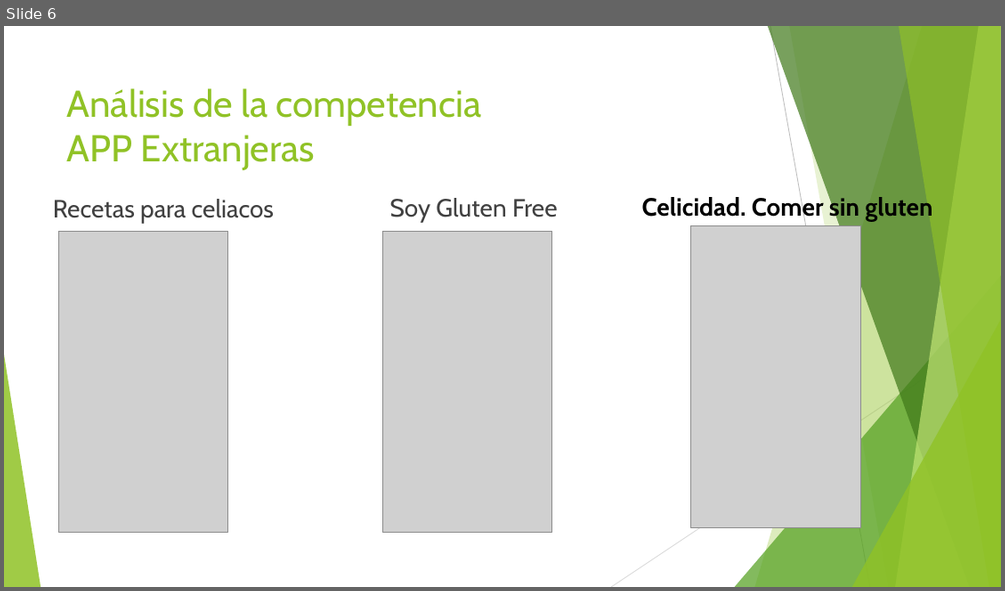
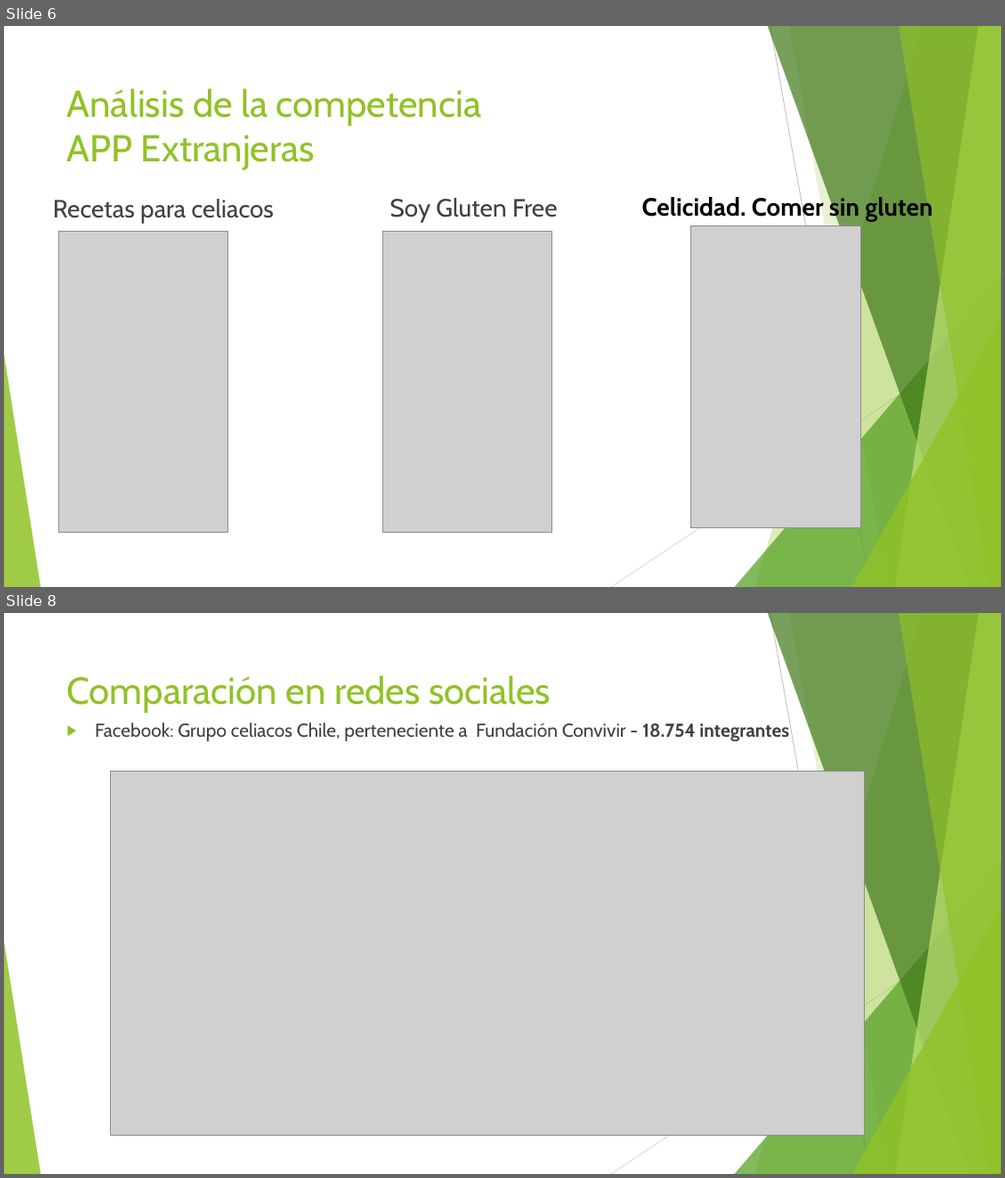
Before and after one commit to Laboratoria/scl-2018-05-bc-core-am-socialnetwork, a slide deck: anexos/Datos-analisisdelacompetencia-otros.pptx. Shown one above the other, each under a label of ours: slide 6 before the commit, slides 6 and 8 after it; the slides between them are not shown. The pictures are 1005x591 and 1005x1178 pixels, drawn with LibreOffice and Linux fonts; fonts in the diff are those of the drawing; grey boxes stand for pictures. Boxes give left, top, right and bottom in pixels: in the first picture for what was removed or moved away, otherwise in the second. Text is boxed around its words. In the diff, an @@ line names an element or a change of style, - is before the commit and + after.

```diff
--- a/anexos/Datos-analisisdelacompetencia-otros.pptx
+++ b/anexos/Datos-analisisdelacompetencia-otros.pptx
@@ slide 8 added at [4,613,1001,1174], background #FFFFFF; not listed: 10 template elements that a slide beside it also shows @@
@@ title added at [67,675,550,713], 36 pt, text #90C226 @@
+Comparación en redes sociales
@@ text added at [95,722,789,742], 18 pt, text #404040 @@
+▶ Facebook: Grupo celiacos Chile, perteneciente a Fundación Convivir - 18.754 integrantes
@@ picture added at [111,771,864,1135] @@
```
Also in this commit, not shown: 1 slide changed, 3 other slides added, 4 other files.
